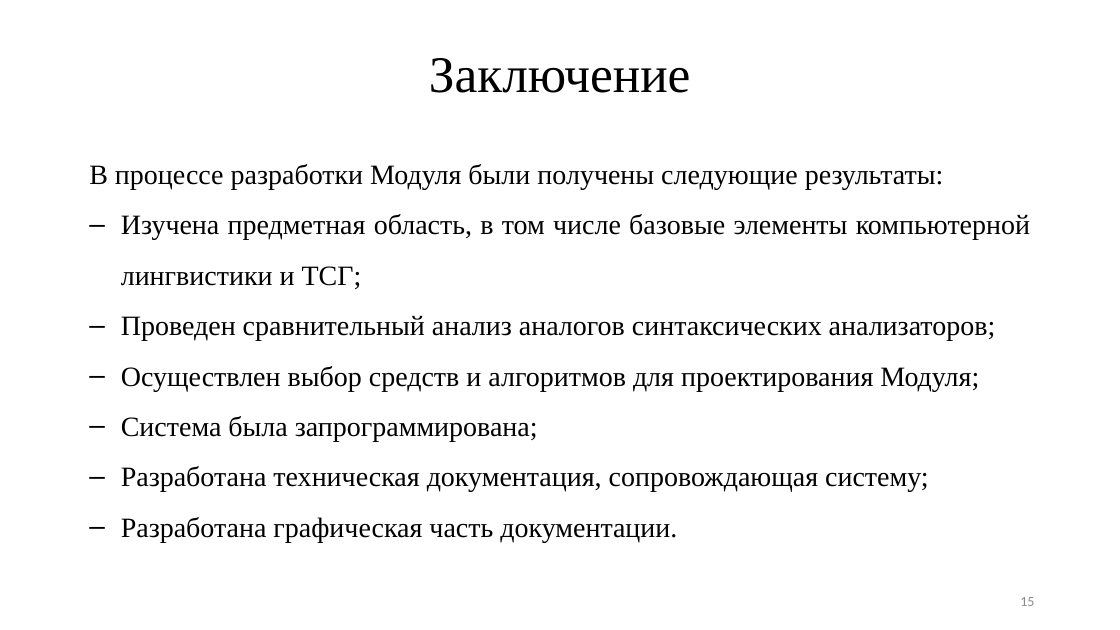
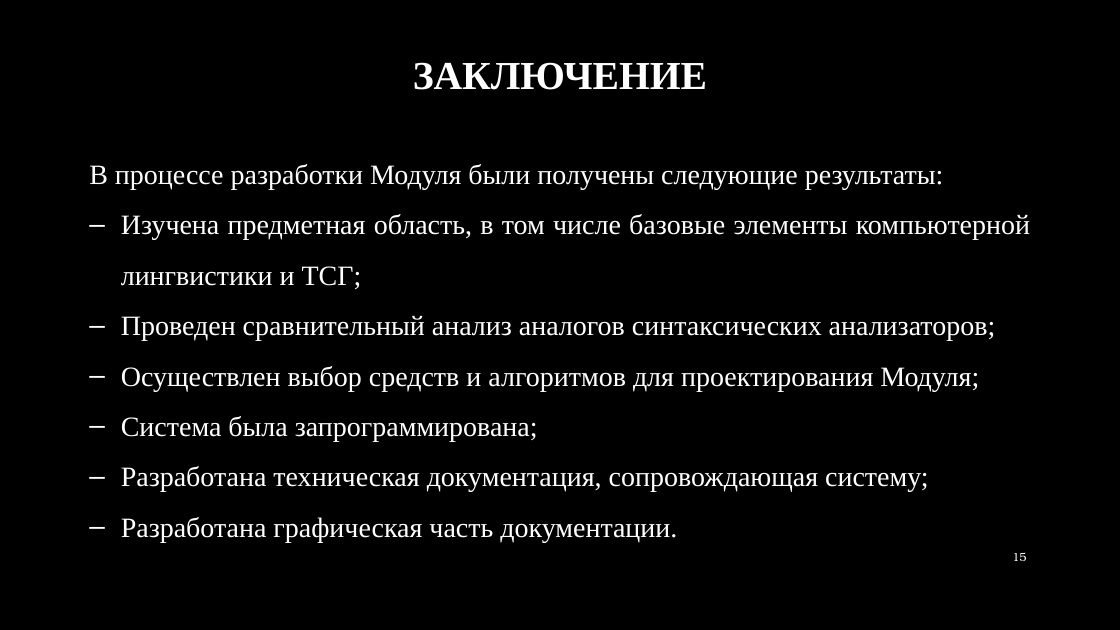
Before and after one commit to DMfananddu/Diploma, a slide deck: slide 15 of Защита диплома.pptx. Drawn at 1120x630 pixels with LibreOffice and Linux fonts; fonts in the diff are those of the drawing; background and template pictures are left out. Boxes give left, top, right and bottom in pixels: in the first picture for what was removed or moved away, otherwise in the second. Text is boxed around its words. In the diff, an @@ line names an element or a change of style, - is before the commit and + after.

```diff
--- a/Защита диплома.pptx
+++ b/Защита диплома.pptx
@@ background #FFFFFF to picture (left out) @@
@@ title at [413, 62, 707, 90]: text changed; size 44 to 34 pt; text colour #000000 to #FFFFFF; bold on @@
-Заключение
+ЗАКЛЮЧЕНИЕ
@@ text "В процессе разработки Модуля были ..." at [89, 164, 1030, 542]: text colour #000000 to #FFFFFF @@
@@ page number: place and size @@
-page number at [1020, 597, 1034, 606]
+page number at [1012, 553, 1026, 561]
@@ page number at [1012, 553, 1026, 561]: size 12 to 10 pt, font Calibri to TeX Gyre Bonum, text colour #8C8C8C to #FFFFFF @@
```
Also in this commit, not shown: 13 other slides changed, 1 slide added, 1 slide removed.
